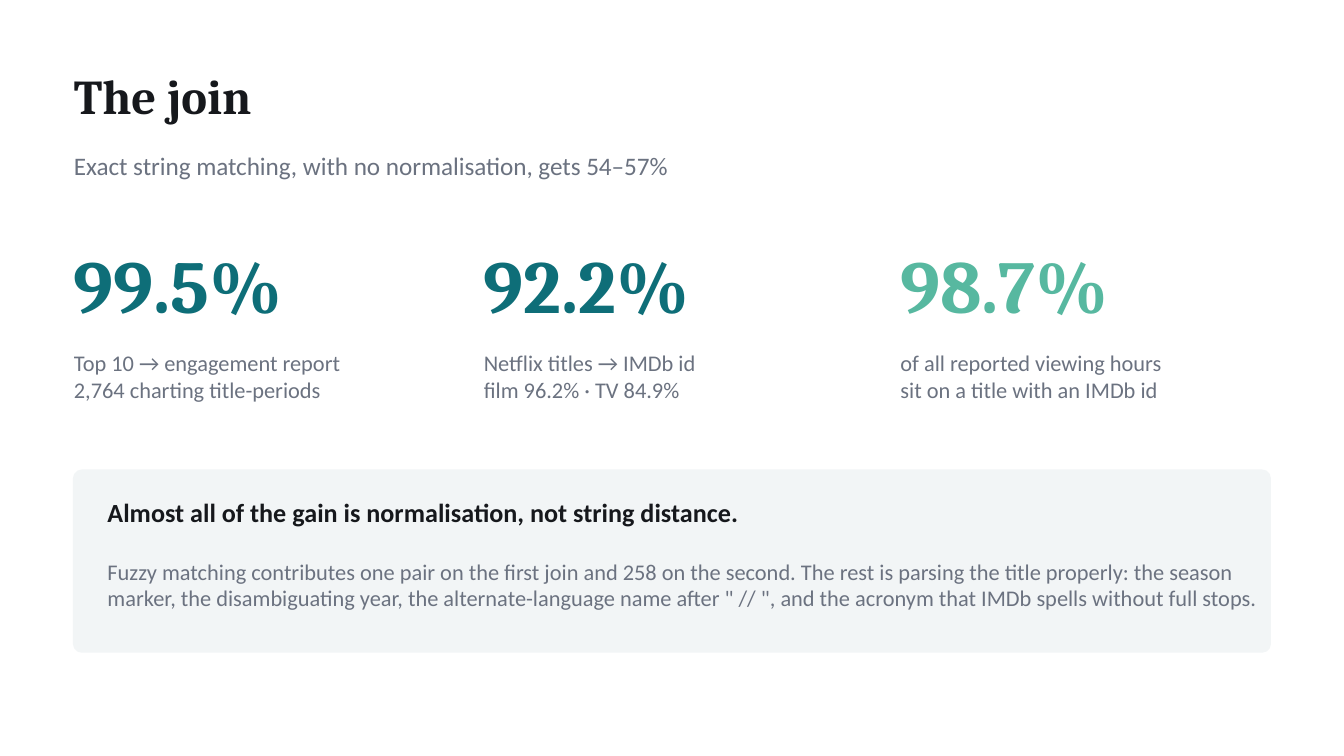
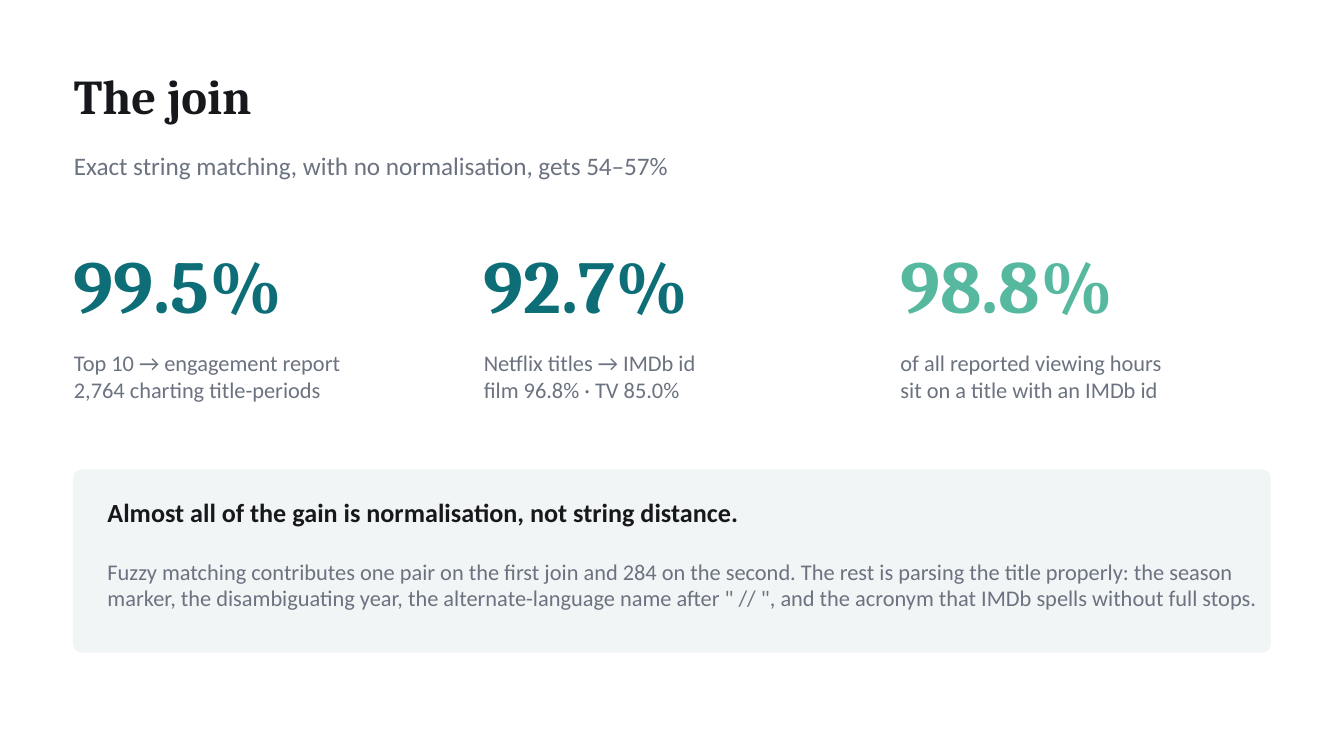
Before and after one commit to EileenIp/streaming-engagement, a slide deck: slide 4 of deliverables/streaming-engagement-deck.pptx. Drawn at 1344x756 pixels with LibreOffice and Linux fonts; fonts in the diff are those of the drawing. Boxes give left, top, right and bottom in pixels: in the first picture for what was removed or moved away, otherwise in the second. Text is boxed around its words. In the diff, an @@ line names an element or a change of style, - is before the commit and + after.

```diff
--- a/deliverables/streaming-engagement-deck.pptx
+++ b/deliverables/streaming-engagement-deck.pptx
@@ text at [484,262,689,315]: text changed @@
-92.2%
+92.7%
@@ text at [900,262,1113,315]: text changed @@
-98.7%
+98.8%
@@ text at [484,382,680,398]: text changed @@
-film 96.2% · TV 84.9%
+film 96.8% · TV 85.0%
@@ text at [107,564,1256,610]: text changed @@
-Fuzzy matching contributes one pair on the first join and 258 on the second. The rest is parsing the title properly: the season marker, the disambiguating year, the alternate-language name after " // ", and the acronym that IMDb spells without full stops.
+Fuzzy matching contributes one pair on the first join and 284 on the second. The rest is parsing the title properly: the season marker, the disambiguating year, the alternate-language name after " // ", and the acronym that IMDb spells without full stops.
```
Also in this commit, not shown: 2 other slides changed, 16 other files.
